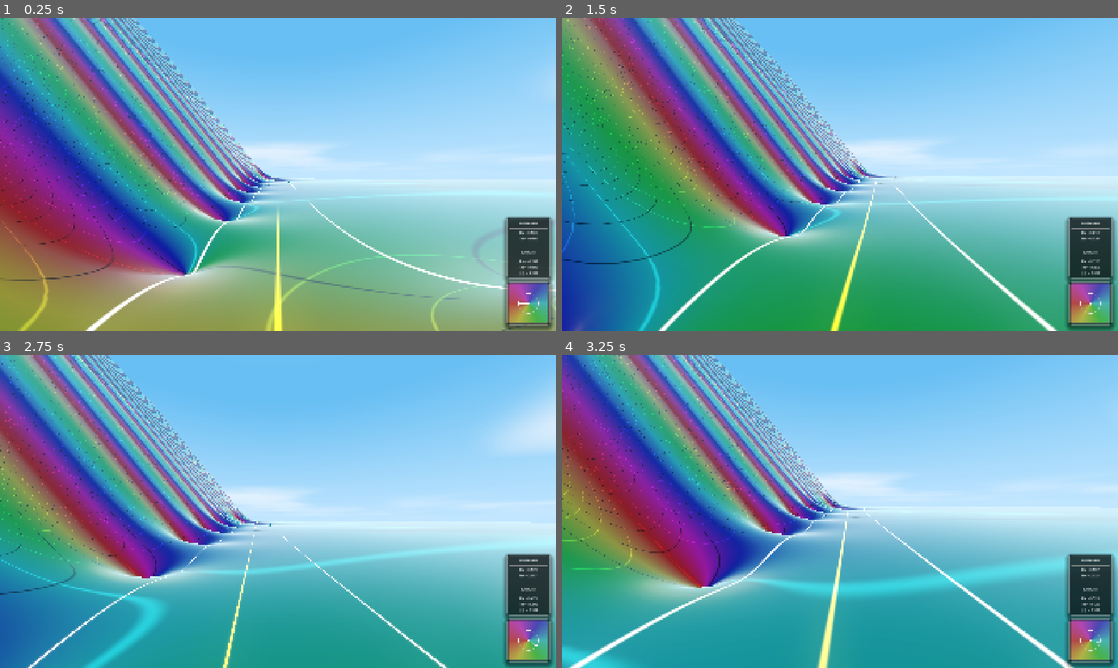
Above: before the commit, frames 1-4 (two rows, left to right).
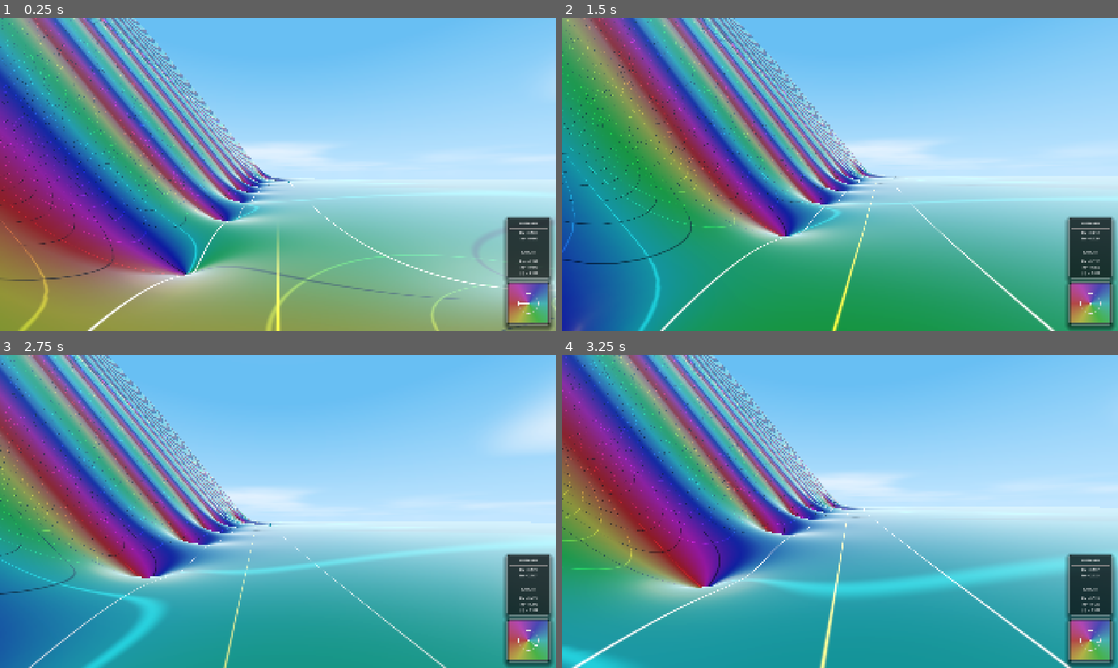
Above: after the commit, the same moments.

Repository: allanino/complex-functions-explorer
Game: Godot game, scene res://scenes/main.tscn
The game is run twice, just before and just after one commit, with the same random seed, the same clock (stepped at 60 frames per second) and the same inputs.
Inputs (mouse positions are in pixels of both pictures, inside the frame that each line leads up to):
- Up to frame 1 (0.25 s): no input
- Up to frame 2 (1.5 s): tap Enter at 0.5 s; move the mouse to (867, 174) at 0.52 s; hold W (move_forward) from 0.53 s (still down); tap G at 0.6 s; tap Space at 0.77 s; move the mouse to (812, 174) at 1.27 s; tap N at 1.35 s
- Up to frame 3 (2.75 s): keep holding W (move_forward); tap Space at 1.52 s; move the mouse to (289, 505) at 2.02 s; tap C at 2.1 s
- Up to frame 4 (3.25 s): keep holding W (move_forward); move the mouse to (834, 517) at 2.77 s; tap Shift at 2.85 s; tap Space at 3.02 s

The runs differ from the first frame. In frame 1, 0.8% of the frame differs, in the area x 15-100%, y 51-100%; in frame 2, 1.1%; in frame 3, 0.9%; in frame 4, 1.4%, in the area x 1-93%, y 49-100%.

Commit message:
Subtler lines glowing

Diff:
--- a/shaders/terrain.gdshader
+++ b/shaders/terrain.gdshader
@@ -100,25 +100,25 @@
         // Critical line at x = 5.0 (HUD x = 0.5)
         float dist_to_critical = abs(world_pos.x - 5.0);
         float core_critical = 1.0 - smoothstep(0.0, line_width, dist_to_critical);
-        float glow_critical = 1.0 - smoothstep(0.0, 0.15, dist_to_critical);
+        float glow_critical = 1.0 - smoothstep(0.0, 0.1, dist_to_critical);
         vec3 line_color = vec3(1.0, 1.0, 0.0); // Yellow
 
         // Critical stripe boundaries at x = 0.0 and x = 10.0
         float dist_to_0 = abs(world_pos.x - 0.0);
         float core_0 = 1.0 - smoothstep(0.0, line_width, dist_to_0);
-        float glow_0 = 1.0 - smoothstep(0.0, 0.15, dist_to_0);
+        float glow_0 = 1.0 - smoothstep(0.0, 0.1, dist_to_0);
 
         float dist_to_10 = abs(world_pos.x - 10.0);
         float core_10 = 1.0 - smoothstep(0.0, line_width, dist_to_10);
-        float glow_10 = 1.0 - smoothstep(0.0, 0.15, dist_to_10);
+        float glow_10 = 1.0 - smoothstep(0.0, 0.1, dist_to_10);
 
         vec3 white_line_color = vec3(1.0, 1.0, 1.0);
 
         // Combine core (sharp, steady) and glow (wide, oscillating) using additive blending
         // to prevent dark shadows when glow is low.
-        final_emission += line_color * (core_critical * 4.0 + glow_critical * glow * 2.0);
-        final_emission += white_line_color * (core_0 * 4.0 + glow_0 * glow * 2.0);
-        final_emission += white_line_color * (core_10 * 4.0 + glow_10 * glow * 2.0);
+        final_emission += line_color * (core_critical * 0.5 + glow_critical * glow * 1.0);
+        final_emission += white_line_color * (core_0 * 0.5 + glow_0 * glow * 1.0);
+        final_emission += white_line_color * (core_10 * 0.5 + glow_10 * glow * 1.0);
     }
 
     float fresnel = pow(1.0 - dot(NORMAL, VIEW), 3.0);
